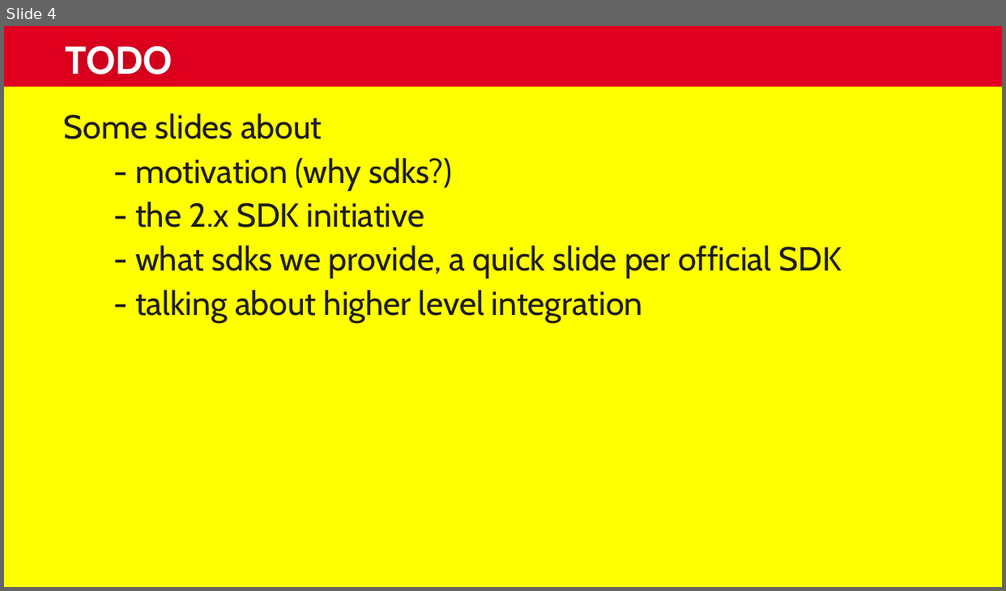
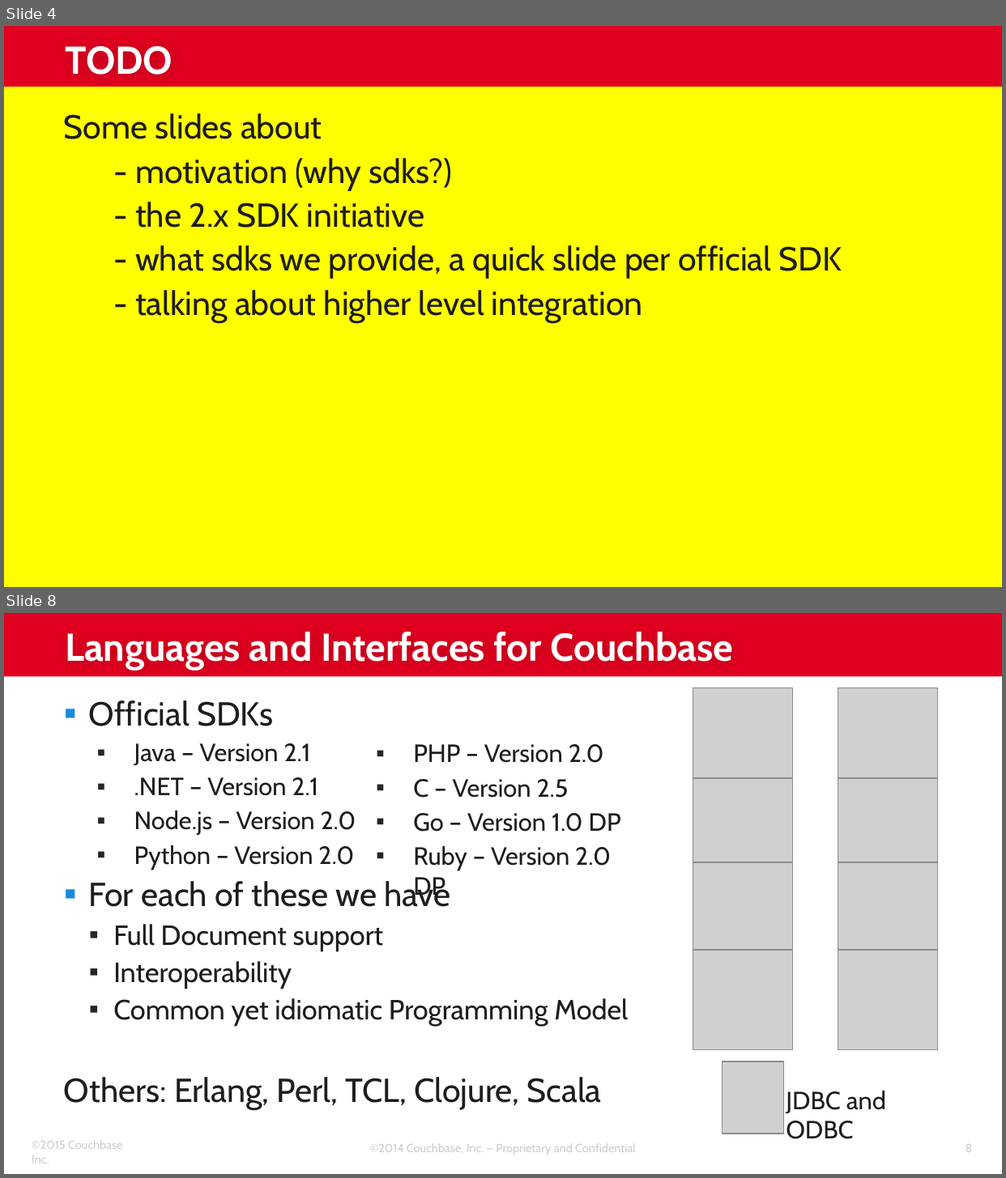
Before and after one commit to subalakr/workshop, a slide deck: server/presentations/03_SDKs.pptx. Shown one above the other, each under a label of ours: slide 4 before the commit, slides 4 and 8 after it; the slides between them are not shown. The pictures are 1006x591 and 1006x1178 pixels, drawn with LibreOffice and Linux fonts; fonts in the diff are those of the drawing; grey boxes stand for pictures; background and template pictures are left out. Boxes give left, top, right and bottom in pixels: in the first picture for what was removed or moved away, otherwise in the second. Text is boxed around its words. In the diff, an @@ line names an element or a change of style, - is before the commit and + after.

Commit message:
Fixes from review of 03_SDKs.

```diff
--- a/server/presentations/03_SDKs.pptx
+++ b/server/presentations/03_SDKs.pptx
@@ slide 8 added at bbox=[4, 613, 1002, 1174], background #FFFFFF; not listed: 1 template element that a slide beside it also shows @@
@@ title added at bbox=[65, 632, 734, 670], 28 pt, text #FFFFFF, bold @@
+Languages and Interfaces for Couchbase
@@ text added at bbox=[64, 700, 628, 1110], 20 pt, text #1E1C1C @@
+▪ Official SDKs
+  ▪ Java – Version 2.1
+  ▪ .NET – Version 2.1
+  ▪ Node.js – Version 2.0
+  ▪ Python – Version 2.0
+▪ For each of these we have
+  ▪ Full Document support
+  ▪ Interoperability
+  ▪ Common yet idiomatic Programming Model
+Others: Erlang, Perl, TCL, Clojure, Scala
@@ picture added at bbox=[692, 688, 792, 788] @@
@@ picture added at bbox=[838, 688, 938, 788] @@
@@ text added at bbox=[413, 744, 621, 900], 18 pt, text #1E1C1C @@
+  ▪ PHP – Version 2.0
+  ▪ C – Version 2.5
+  ▪ Go – Version 1.0 DP
+  ▪ Ruby – Version 2.0 DP
@@ picture added at bbox=[692, 779, 792, 879] @@
@@ picture added at bbox=[838, 779, 938, 879] @@
@@ picture added at bbox=[692, 862, 792, 962] @@
@@ picture added at bbox=[838, 862, 938, 962] @@
@@ picture added at bbox=[692, 950, 792, 1050] @@
@@ picture added at bbox=[838, 950, 938, 1050] @@
@@ picture added at bbox=[722, 1062, 784, 1134] @@
@@ text added at bbox=[786, 1091, 886, 1139], 18 pt, text #1E1C1C @@
+JDBC and ODBC
@@ text added at bbox=[32, 1140, 123, 1164], 8.5 pt, text #CCCCCC @@
+©2015 Couchbase Inc.
@@ text added at bbox=[370, 1144, 636, 1155], 8.5 pt, text #CCCCCC @@
+©2014 Couchbase, Inc. — Proprietary and Confidential
@@ page number added at bbox=[965, 1144, 973, 1152], 8.5 pt, text #CCCCCC @@
+8
```
Also in this commit, not shown: 11 other slides added, 13 slides removed.
